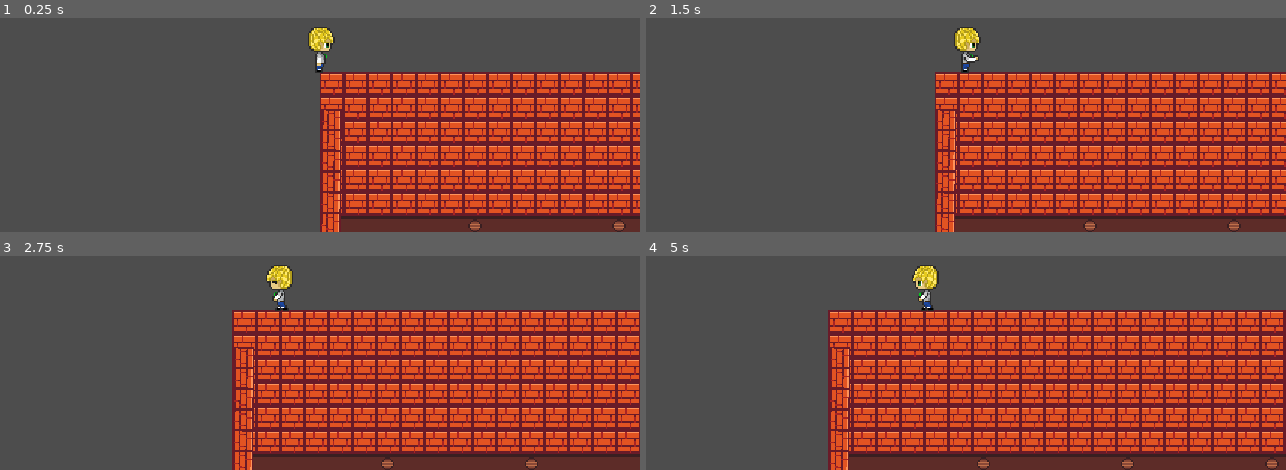
Above: before the commit, frames 1-4 (two rows, left to right).
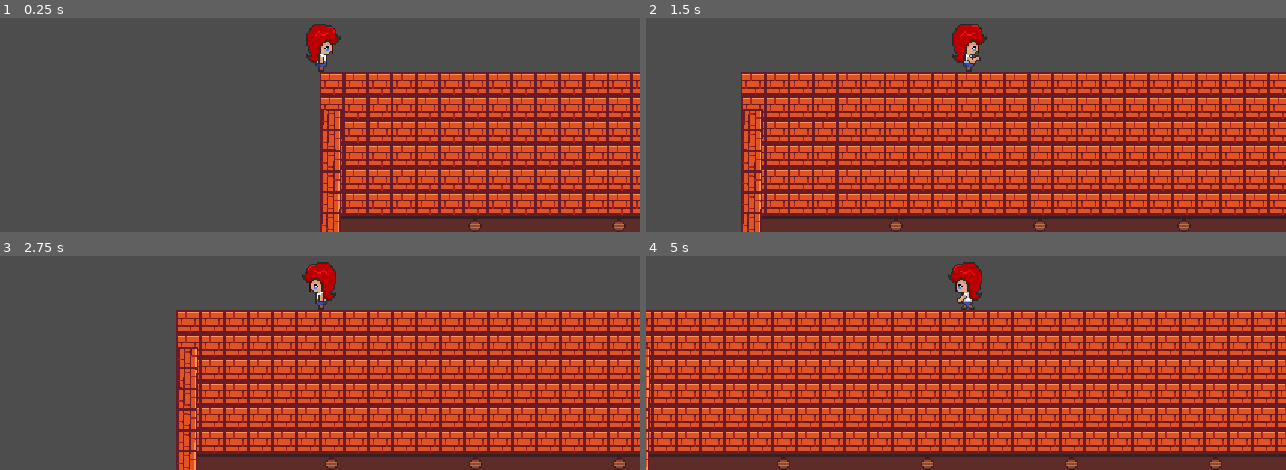
Above: after the commit, the same moments.

Repository: TCCISTOME/PaintLies
Game: Godot game, scene res://nivel_0.tscn
The game is run twice, just before and just after one commit, with the same random seed, the same clock (stepped at 60 frames per second) and the same inputs.
Inputs (mouse positions are in pixels of both pictures, inside the frame that each line leads up to):
- Up to frame 1 (0.25 s): no input
- Up to frame 2 (1.5 s): move the mouse to (1106, 56) at 0.52 s; hold D (direita) from 0.53 s (still down); click (1106, 56) at 0.6 s; tap Space (pular) at 0.77 s; move the mouse to (838, 88) at 1.27 s; tap E (beber) at 1.35 s
- Up to frame 3 (2.75 s): tap Space (pular) at 1.52 s; move the mouse to (outside the picture) at 2.02 s; release D (direita) at 2.03 s; hold A (esquerda) from 2.03 s (still down); click (outside the picture) at 2.1 s
- Up to frame 4 (5 s): move the mouse to (934, 373) at 2.77 s; release A (esquerda) at 2.78 s; hold D (direita) 2.78-4.28 s; tap E (beber) at 2.85, 4.35 s; tap Space (pular) at 3.02, 3.77, 4.52 s; move the mouse to (1158, 358) at 3.52 s; click (1158, 358) at 3.6 s; move the mouse to (774, 262) at 4.27 s; hold A (esquerda) from 4.28 s (still down)

The runs differ from the first frame. In frame 1, 0.8% of the frame differs, in the area x 47-54%, y 2-26%; in frame 2, 34%; in frame 3, 22%; in frame 4, 39%, in the area x 0-100%, y 2-100%.

Commit message:
Sabrina completa

Diff:
--- a/Players/sabrina.gd
+++ b/Players/sabrina.gd
@@ -122,10 +122,8 @@
 	print("PE: ", Global.player_defese )
 	var knockback = Vector2((global_position.x - body.global_position.x) * knockback_power, -50)
 	knockBack(knockback)
-
 	if Global.player_life <= 0:
 		dead()
-
 
 func knockBack(knockback_force := Vector2.ZERO, duration := 0.15):
 	if knockback_force != Vector2.ZERO:
--- a/Players/sabrina.tscn
+++ b/Players/sabrina.tscn
@@ -265,13 +265,13 @@
 }]
 
 [sub_resource type="RectangleShape2D" id="RectangleShape2D_1kqhw"]
-size = Vector2(23, 30)
+size = Vector2(24, 33)
 
 [sub_resource type="RectangleShape2D" id="RectangleShape2D_d0vpa"]
 size = Vector2(22, 31)
 
 [node name="sabrina" type="CharacterBody2D" groups=["player"]]
-collision_mask = 6
+collision_mask = 102
 script = ExtResource("1_cexty")
 
 [node name="CollisionShape2D" type="CollisionShape2D" parent="."]
@@ -296,7 +296,7 @@
 collision_mask = 36
 
 [node name="collision" type="CollisionShape2D" parent="hurtBox"]
-position = Vector2(0.5, -14)
+position = Vector2(1, -15.5)
 shape = SubResource("RectangleShape2D_1kqhw")
 debug_color = Color(0.996078, 0, 0.172549, 0.266667)
 
--- a/nivel_0.tscn
+++ b/nivel_0.tscn
@@ -7,8 +7,8 @@
 [ext_resource type="Texture2D" uid="uid://c20625xcgetvu" path="res://assets/tilesets/Seasonal Tilesets/3 - Tropics/Terrain (16 x 16).png" id="5_d3sut"]
 [ext_resource type="PackedScene" uid="uid://bbrmcct01lqr0" path="res://Enemys/green_slime.tscn" id="9_5xxa6"]
 [ext_resource type="PackedScene" uid="uid://udyvalhxyb3e" path="res://Enemys/yellow_slime.tscn" id="9_weeah"]
-[ext_resource type="PackedScene" uid="uid://c6licdgc3l2vk" path="res://Players/josh.tscn" id="10_4m20i"]
 [ext_resource type="PackedScene" uid="uid://ckjhu1m1rm8ov" path="res://plataform.tscn" id="10_30wjt"]
+[ext_resource type="PackedScene" uid="uid://lx6vqi7othwx" path="res://Players/sabrina.tscn" id="10_at2e8"]
 [ext_resource type="PackedScene" uid="uid://cb0v3mk1v0trl" path="res://Enemys/dark_ghost.tscn" id="13_fmrn5"]
 
 [sub_resource type="TileSetAtlasSource" id="TileSetAtlasSource_drere"]
@@ -251,4 +251,4 @@
 [node name="yellow_slime" parent="." instance=ExtResource("9_weeah")]
 position = Vector2(750, 129)
 
-[node name="josh" parent="." instance=ExtResource("10_4m20i")]
+[node name="sabrina" parent="." instance=ExtResource("10_at2e8")]
Binary file removed: assets/Players/attackJoshLeft.png
Not shown, removed: assets/Players/attackJoshLeft.png.import
